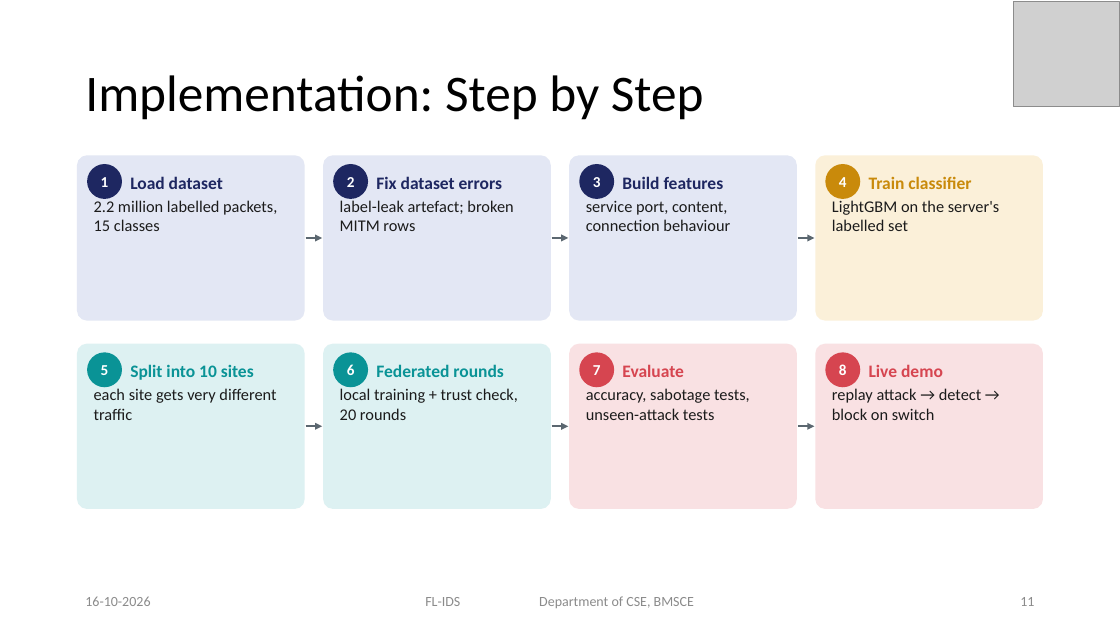
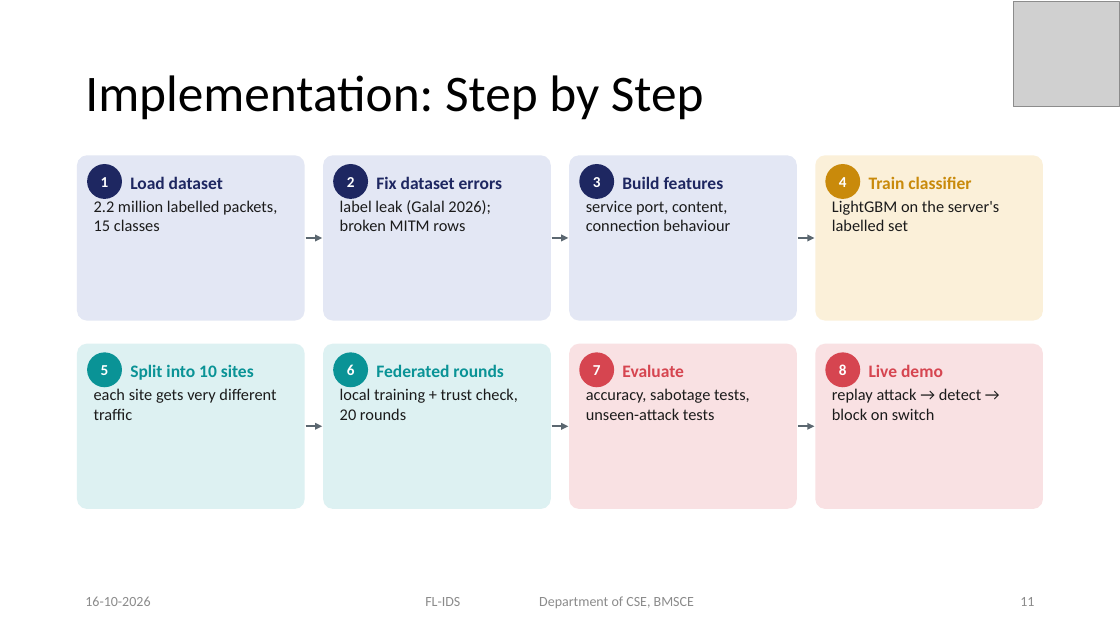
Before and after one commit to Aronnnn1/FL-IDS, a slide deck: slide 11 of deliverables/presentation/FL-IDS_Review_Presentation.pptx. Drawn at 1120x630 pixels with LibreOffice and Linux fonts; fonts in the diff are those of the drawing; grey boxes stand for pictures. Boxes give left, top, right and bottom in pixels: in the first picture for what was removed or moved away, otherwise in the second. Text is boxed around its words. In the diff, an @@ line names an element or a change of style, - is before the commit and + after.

Commit message:
Credit Galal (2026) for the Edge-IIoTset placeholder label leak
The report, slides, explainers and website guide no longer claim the
0/0.0 label leak as our finding; it was first reported in
arXiv:2608.15761. The MITM column-shift repair remains ours.

```diff
--- a/deliverables/presentation/FL-IDS_Review_Presentation.pptx
+++ b/deliverables/presentation/FL-IDS_Review_Presentation.pptx
@@ text in rounded rectangle at box(340, 200, 490, 231): text changed @@
-label-leak artefact; broken MITM rows
+label leak (Galal 2026); broken MITM rows
```
Also in this commit, not shown: 1 other slide changed, 12 other files.
